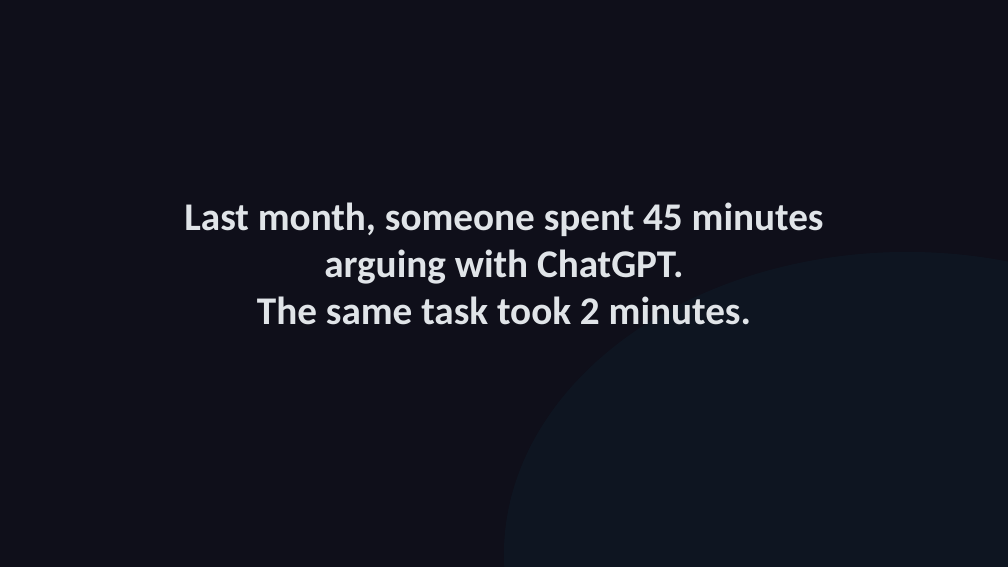
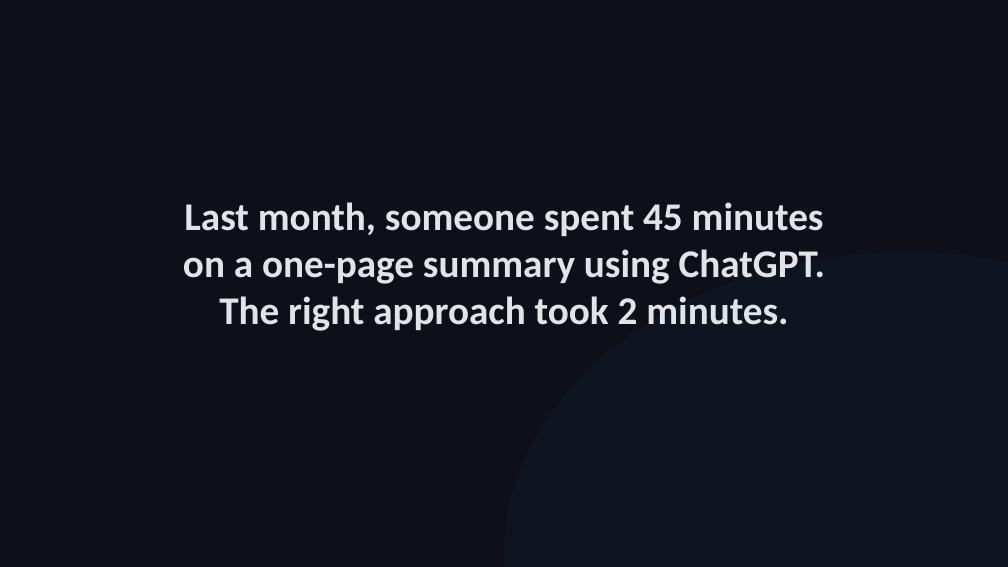
Before and after one commit to michaelengland/ai-best-practices, a slide deck: slide 2 of Getting-Agents-to-Give-Up-Their-Secrets.pptx. Drawn at 1008x567 pixels with LibreOffice and Linux fonts; fonts in the diff are those of the drawing. Boxes give left, top, right and bottom in pixels: in the first picture for what was removed or moved away, otherwise in the second. Text is boxed around its words. In the diff, an @@ line names an element or a change of style, - is before the commit and + after.

```diff
--- a/Getting-Agents-to-Give-Up-Their-Secrets.pptx
+++ b/Getting-Agents-to-Give-Up-Their-Secrets.pptx
@@ text at [183, 249, 825, 331]: text changed @@
-arguing with ChatGPT.
-The same task took 2 minutes.
+on a one-page summary using ChatGPT.
+The right approach took 2 minutes.
```
Also in this commit, not shown: 5 other slides changed, 1 other file.
